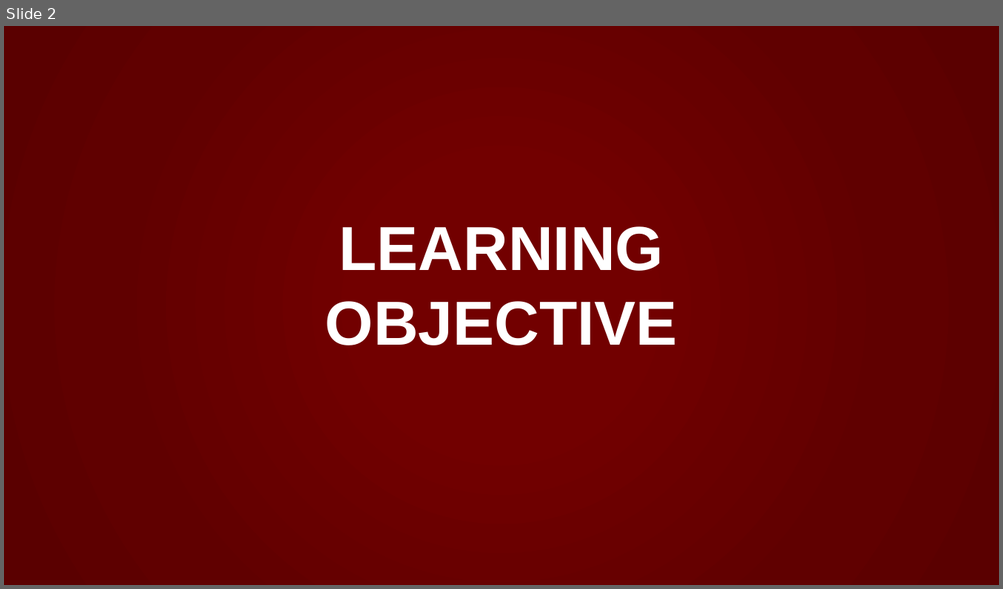
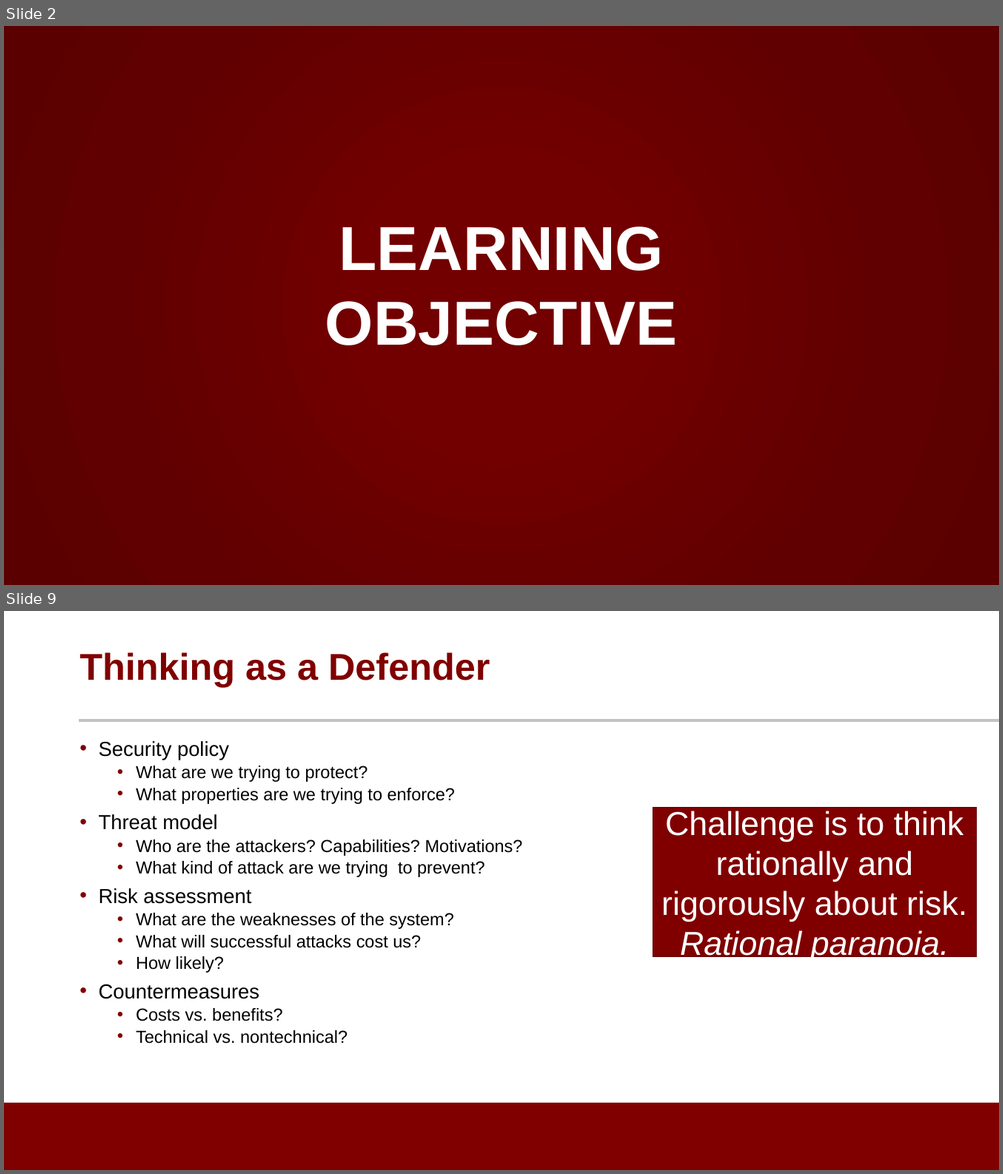
Before and after one commit to noise-lab/ML-Cybersecurity, a slide deck: module-3/ppt/3.5-Evasion.pptx. Shown one above the other, each under a label of ours: slide 2 before the commit, slides 2 and 9 after it; the slides between them are not shown. The pictures are 1003x589 and 1003x1174 pixels, drawn with LibreOffice and Linux fonts; fonts in the diff are those of the drawing; background and template pictures are left out. Boxes give left, top, right and bottom in pixels: in the first picture for what was removed or moved away, otherwise in the second. Text is boxed around its words. In the diff, an @@ line names an element or a change of style, - is before the commit and + after.

```diff
--- a/module-3/ppt/3.5-Evasion.pptx
+++ b/module-3/ppt/3.5-Evasion.pptx
@@ slide 9 added at <box>4,611,999,1170</box>, background #FFFFFF @@
@@ title added at <box>79,652,489,687</box>, 36 pt, text #800000, bold @@
+Thinking as a Defender
@@ line added from (79, 721) to (999, 721), #C2C4C2 3 pt @@
@@ text added at <box>99,741,523,1044</box>, 16.8 pt, text #000000 @@
+• Security policy
+  • What are we trying to protect?
+  • What properties are we trying to enforce?
+• Threat model
+  • Who are the attackers? Capabilities? Motivations?
+  • What kind of attack are we trying to prevent?
+• Risk assessment
+  • What are the weaknesses of the system?
+  • What will successful attacks cost us?
+  • How likely?
+• Countermeasures
+  • Costs vs. benefits?
+  • Technical vs. nontechnical?
@@ rectangle added at <box>653,808,976,957</box>, fill #800000, outline #5F0000 1 pt, 32 pt, text #FFFFFF @@
+Challenge is to think rationally and rigorously about risk.
+Rational paranoia.
@@ rectangle added at <box>4,1103,999,1170</box>, fill #800000 @@
```
Also in this commit, not shown: 1 slide changed, 7 other slides added, 2 slides removed, 4 other files.
